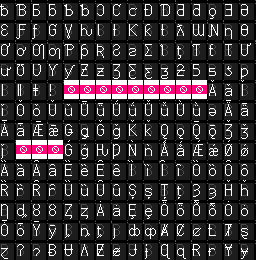
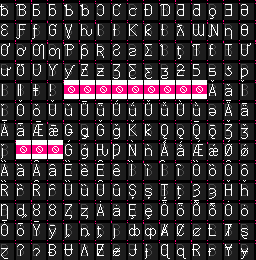
Comparing the layer stacks of the two 256 x 260 images. Changes:
painted on "Glyphs" over [146, 28, 151, 135]
